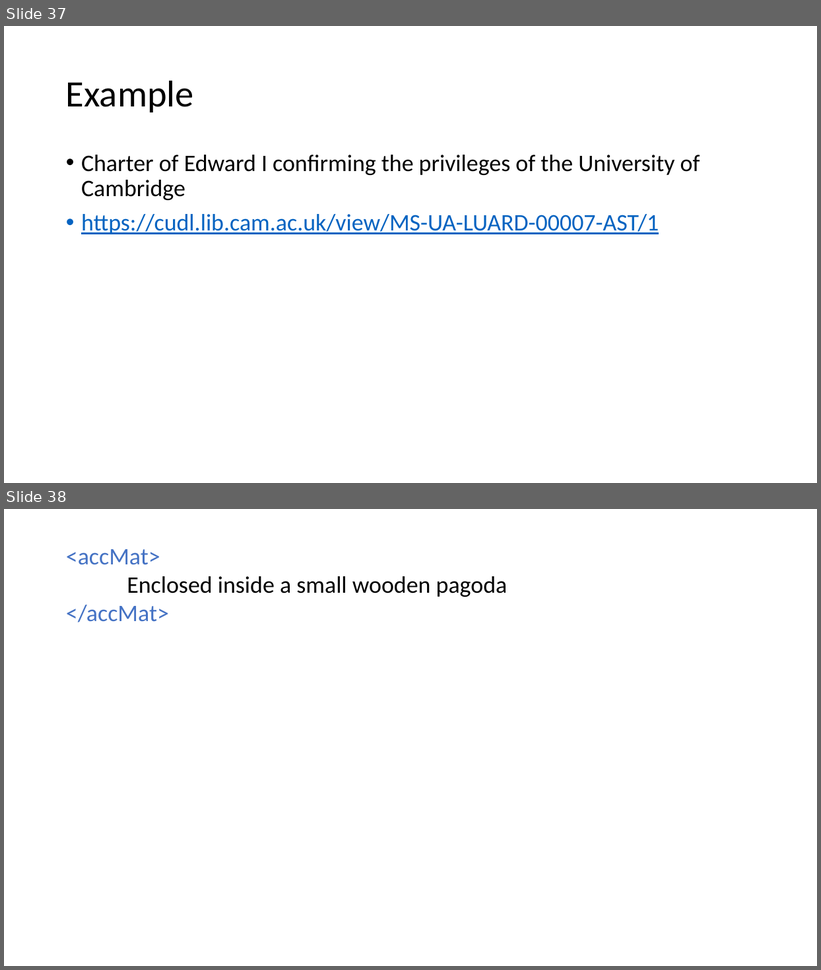
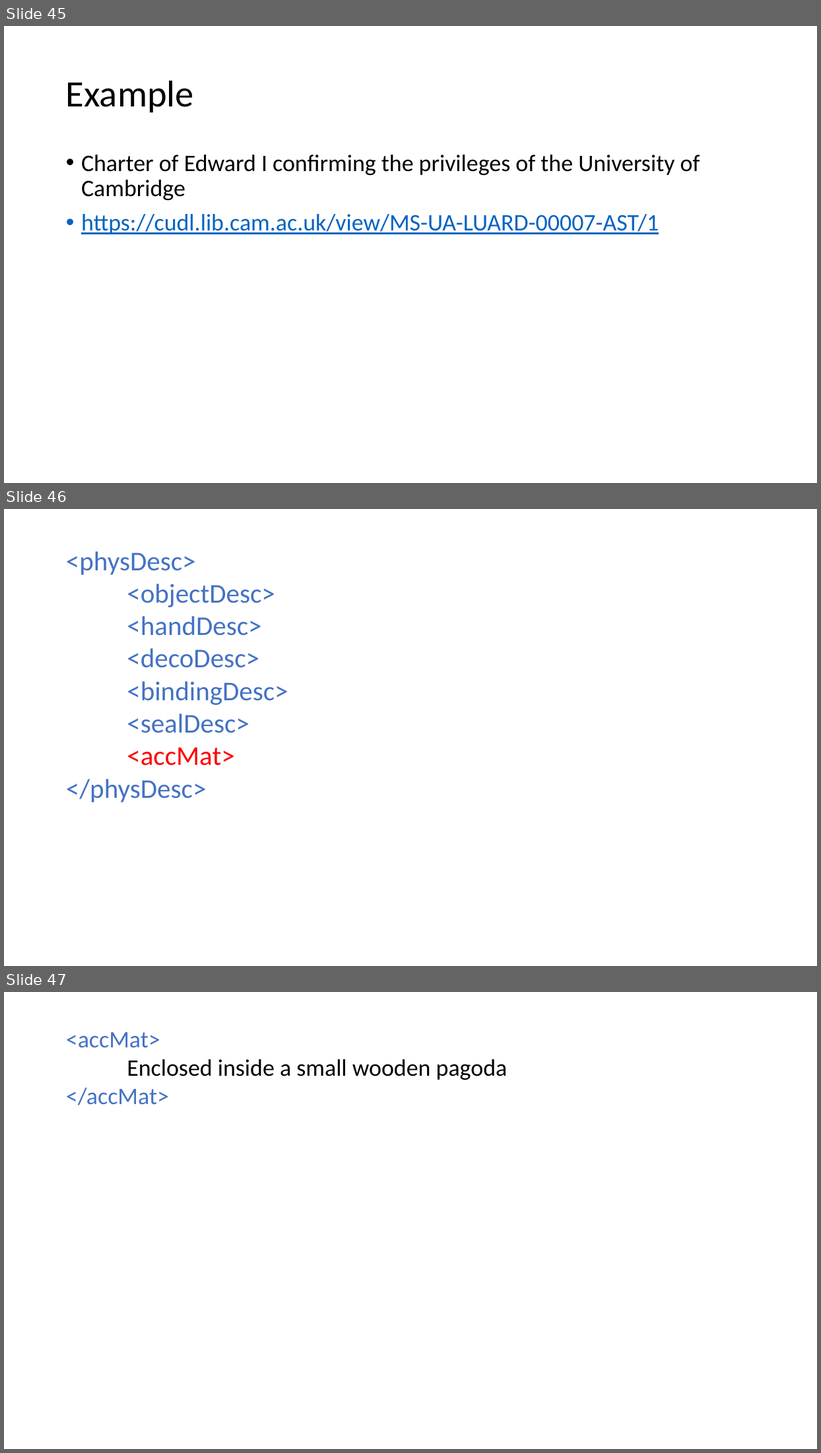
Before and after one commit to eifionjones/dhoxss-2017, a slide deck: dhoxss-2017-msDesc-jones.pptx. Shown one above the other, each under a label of ours: slides 37 and 38 before the commit, slides 45, 46 and 47 after it. The pictures are 821x970 and 821x1453 pixels, drawn with LibreOffice and Linux fonts; fonts in the diff are those of the drawing. Boxes give left, top, right and bottom in pixels: in the first picture for what was removed or moved away, otherwise in the second. Text is boxed around its words. In the diff, an @@ line names an element or a change of style, - is before the commit and + after.

```diff
--- a/dhoxss-2017-msDesc-jones.pptx
+++ b/dhoxss-2017-msDesc-jones.pptx
@@ slide 46 added at bbox=[4, 509, 817, 966], background #FFFFFF @@
@@ text added at bbox=[66, 551, 288, 803], 32 pt, text #4472C4 @@
+<physDesc>
+<objectDesc>
+<handDesc>
+<decoDesc>
+<bindingDesc>
+<sealDesc>
+<accMat>
+</physDesc>
@@ what was slide 37 is now slide 45 @@
@@ what was slide 38 is now slide 47 @@
```
Also in this commit, not shown: 3 slides changed, 10 other slides added, 2 other files.
